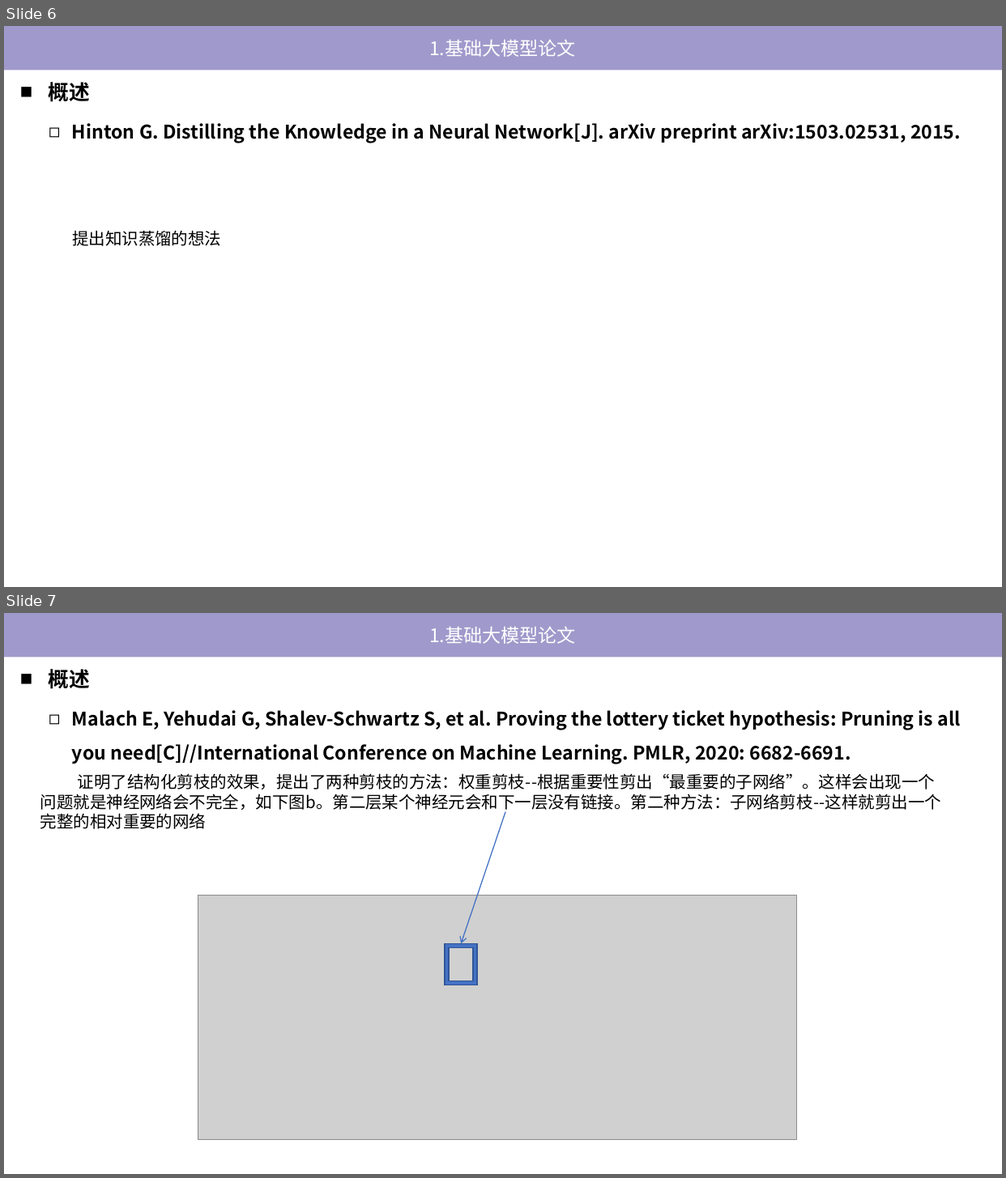
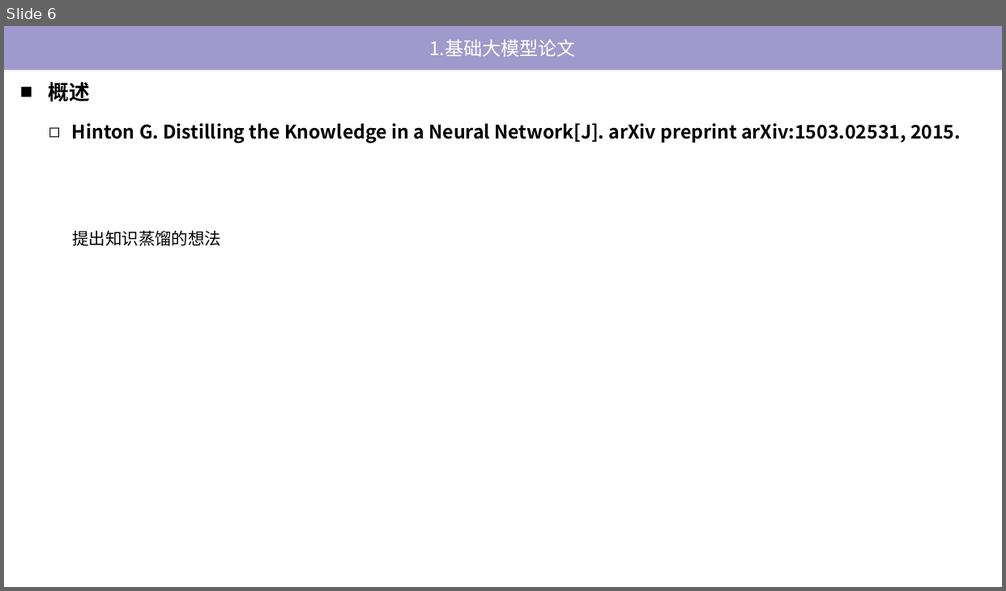
Before and after one commit to tj-messi/cv-computer-visual-tj, a slide deck: 0.组会记录/2024-11-21/report-2024-11-21.pptx. Shown one above the other, each under a label of ours: slides 6 and 7 before the commit, slide 6 after it. The pictures are 1006x1178 and 1006x591 pixels, drawn with LibreOffice and Linux fonts; fonts in the diff are those of the drawing; grey boxes stand for pictures. Boxes give left, top, right and bottom in pixels: in the first picture for what was removed or moved away, otherwise in the second. Text is boxed around its words. In the diff, an @@ line names an element or a change of style, - is before the commit and + after.

```diff
--- a/0.组会记录/2024-11-21/report-2024-11-21.pptx
+++ b/0.组会记录/2024-11-21/report-2024-11-21.pptx
@@ slide 7 removed at bbox=[4, 613, 1002, 1174], background #FFFFFF @@
@@ rectangle removed at bbox=[4, 613, 1002, 658] @@
-1.基础大模型论文
@@ text removed at bbox=[48, 669, 89, 689] @@
-■ 概述
@@ text removed at bbox=[72, 710, 961, 764] @@
-◻ Malach E, Yehudai G, Shalev-Schwartz S, et al. Proving the lottery ticket hypothesis: Pruning is all you need[C]//International Conference on Machine Learning. PMLR, 2020: 6682-6691.
@@ text removed at bbox=[40, 773, 941, 829] @@
-证明了结构化剪枝的效果，提出了两种剪枝的方法：权重剪枝--根据重要性剪出“最重要的子网络”。这样会出现一个问题就是神经网络会不完全，如下图b。第二层某个神经元会和下一层没有链接。第二种方法：子网络剪枝--这样就剪出一个完整的相对重要的网络
@@ arrow removed from (505, 812) to (462, 944) @@
@@ picture removed at bbox=[198, 896, 797, 1140] @@
@@ frame removed at bbox=[445, 944, 477, 985] @@
```
Also in this commit, not shown: 1 slide added, 3 other files.
